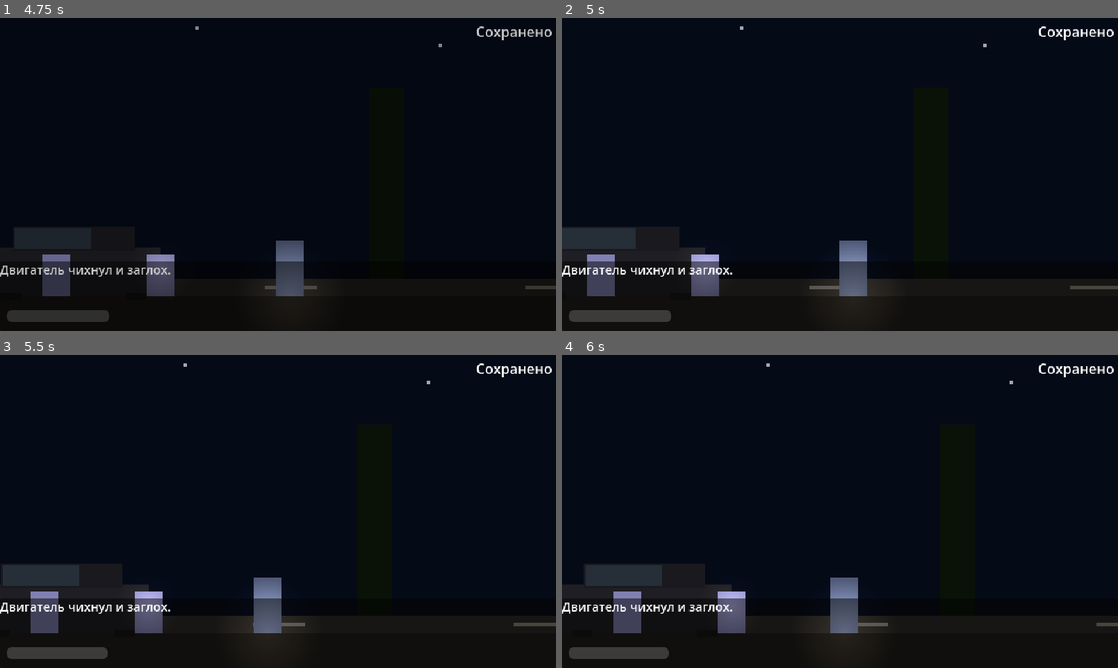
Above: before the commit, frames 1-4 (two rows, left to right).
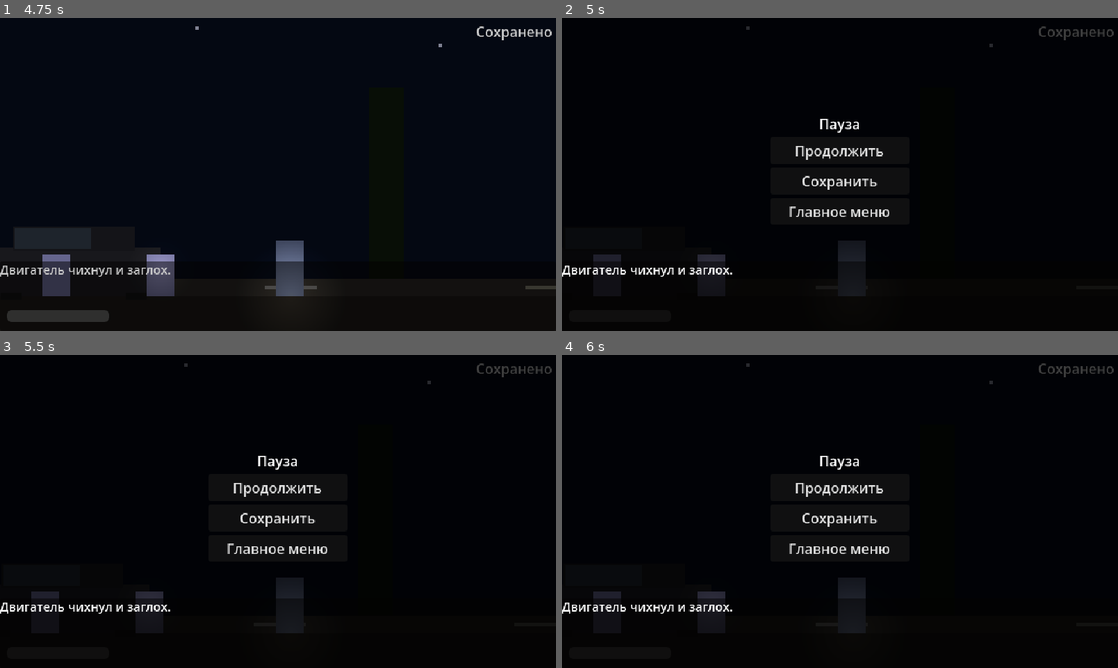
Above: after the commit, the same moments.

Repository: PNVDEVOPS/balagan_game
Game: Godot game, scene res://scenes/ui/main_menu.tscn
The game is run twice, just before and just after one commit, with the same random seed, the same clock (stepped at 60 frames per second) and the same inputs.
Inputs:
- Up to frame 1 (4.75 s): click "Новая игра" at 0.5 s; tap Enter at 1.25, 2.75 s; hold Space (advance_dialogue) 1.28-2.03 s; hold D (move_right) 1.28-2.78 s; tap Q (hide) at 2.1 s; hold A (move_left) 2.78-3.53 s; hold E (interact) 2.78-3.53 s; tap Space (advance_dialogue) at 3.5 s; hold D (move_right) from 3.53 s (still down); tap Shift (run) at 3.6 s; hold Space (advance_dialogue) from 4.28 s (still down)
- Up to frame 2 (5 s): keep holding D (move_right); keep holding Space (advance_dialogue); tap Escape (ui_cancel) at 4.9 s
- Up to frame 3 (5.5 s): release D (move_right) at 5.03 s; release Space (advance_dialogue) at 5.03 s; hold A (move_left) from 5.03 s (still down); tap Q (hide) at 5.1 s
- Up to frame 4 (6 s): release A (move_left) at 5.78 s; hold D (move_right) from 5.78 s (still down); hold E (interact) from 5.78 s (still down)

Frame 1 is identical in both runs. In frame 2, 6.3% of the frame differs, in the area x 0-100%, y 2-98%; in frame 3, 6.3%; in frame 4, 6.2%.
Error before the commit: Invalid call. Nonexistent function 'is_action_just_pressed' in base 'InputEventKey'. (res://scripts/ui/hud.gd:29)

Commit message:
fix: is_action_just_pressed → is_action_pressed on InputEvent in hud.gd
InputEvent has no is_action_just_pressed() method in Godot 4 — that lives
on the Input singleton. Spammed a script error on every keyboard event.
Use is_action_pressed() instead (correct for _unhandled_input context).

Co-Authored-By: Claude Opus 4.6 <noreply@anthropic.com>

Diff:
--- a/scripts/ui/hud.gd
+++ b/scripts/ui/hud.gd
@@ -26,7 +26,7 @@
 			$SavedLabel.visible = false
 
 func _unhandled_input(event: InputEvent) -> void:
-	if event.is_action_just_pressed("ui_cancel"):
+	if event.is_action_pressed("ui_cancel"):
 		var pm: Control = $PauseMenu
 		if pm.visible:
 			pm.hide()
